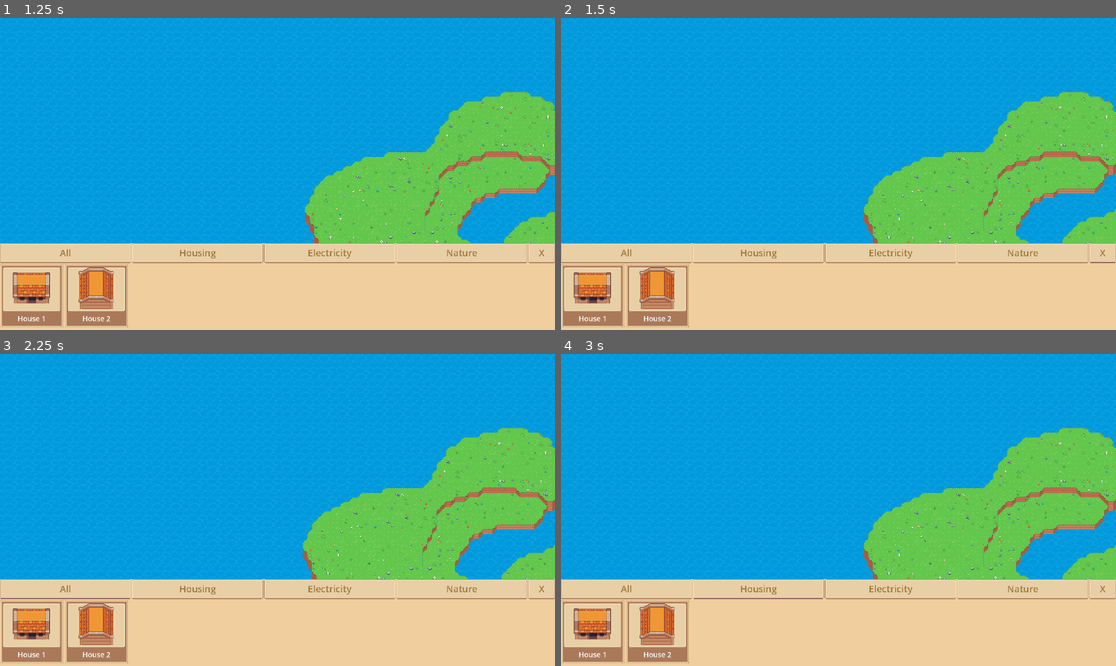
Above: before the commit, frames 1-4 (two rows, left to right).
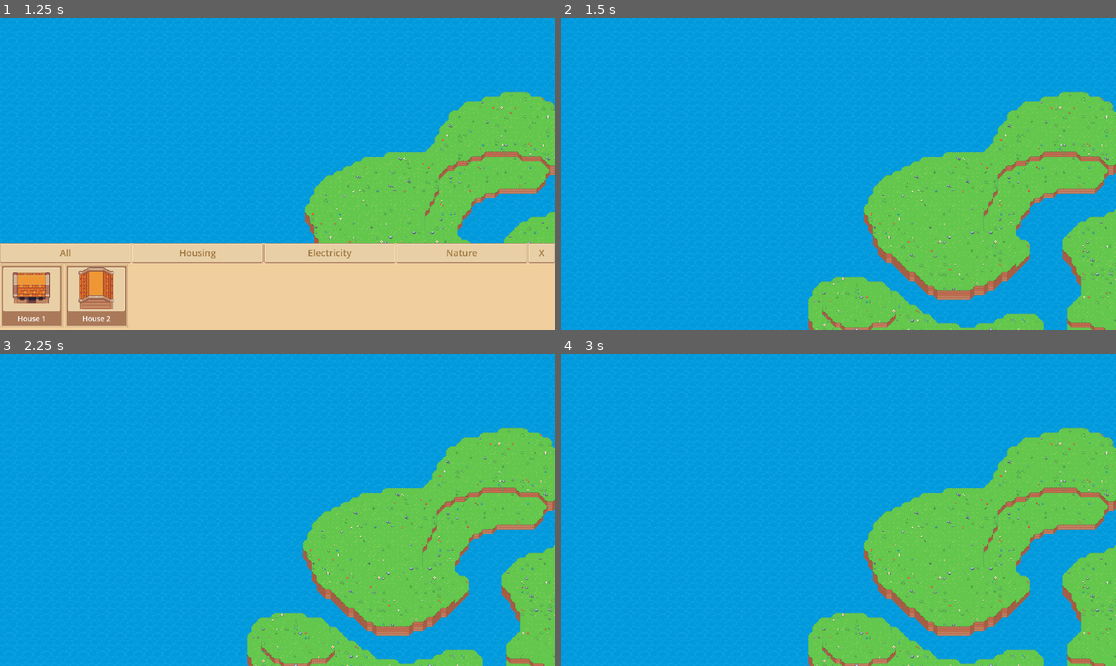
Above: after the commit, the same moments.

Repository: zaih0/Volta-Vista
Game: Godot game, scene res://scenes/game.tscn
Two runs of this game, one before a commit and one after it. Both use one fixed random seed, a clock stepped at 60 frames per second and the inputs below. This scene is started directly instead of the project's main scene.
Inputs (mouse positions are in pixels of both pictures, inside the frame that each line leads up to):
- Up to frame 1 (1.25 s): tap Enter at 0.5 s; move the mouse to (399, 158) at 0.52 s; hold D (move_right) from 0.53 s (still down); hold B (build_mode) from 0.53 s (still down); click (399, 158) at 0.67 s; right-click (399, 158) at 0.8 s
- Up to frame 2 (1.5 s): release D (move_right) at 1.25 s; release B (build_mode) at 1.25 s; click "X" at 1.25 s
- Up to frame 3 (2.25 s): click (66, 588) at 2 s, where only the run before the commit has a clickable "All"
- Up to frame 4 (3 s): click (760, 588) at 2.75 s, where only the run before the commit has a clickable "Housing"

Frame 1 is identical in both runs. In frame 2, 28% of the frame differs, in the area x 0-100%, y 72-100%; in frame 3, 28%; in frame 4, 28%.

Commit message:
close button build mode werk

Diff:
--- a/scenes/building_system/ui/build_ui.tscn
+++ b/scenes/building_system/ui/build_ui.tscn
@@ -66,13 +66,10 @@
 size_flags_horizontal = 3
 size_flags_stretch_ratio = 4.0
 
-[node name="close_button_container" type="MarginContainer" parent="VBoxContainer/HBoxContainer" unique_id=206356461]
+[node name="exit_button" type="Button" parent="VBoxContainer/HBoxContainer" unique_id=1903787965]
 layout_mode = 2
 size_flags_horizontal = 3
 size_flags_stretch_ratio = 0.2
-
-[node name="exit_button" type="Button" parent="VBoxContainer/HBoxContainer/close_button_container" unique_id=1903787965]
-layout_mode = 2
 theme_override_colors/font_color = Color(0.6337604, 0.47791362, 0.25573793, 1)
 theme_override_colors/font_focus_color = Color(0.63529414, 0.47843137, 0.25490198, 1)
 theme_override_colors/font_pressed_color = Color(0.63529414, 0.47843137, 0.25490198, 1)
--- a/scripts/building_system/building_card.gd
+++ b/scripts/building_system/building_card.gd
@@ -20,7 +20,6 @@
 
 	content.scale = Vector2(preview_scale, preview_scale)
 
-
 func _gui_input(event):
 	if event is InputEventMouseButton:
 		if event.button_index == MOUSE_BUTTON_LEFT and event.pressed:
--- a/scripts/building_system/building_manager.gd
+++ b/scripts/building_system/building_manager.gd
@@ -14,6 +14,8 @@
 	if building_ui:
 		building_ui.building_selected.connect(select_building)
 		building_ui.visible = false
+
+	building_ui.close_build_menu.connect(toggle_build_mode)
 
 
 func _process(delta):
@@ -33,7 +35,7 @@
 	if build_mode and event.is_action_pressed("left_click"):
 		place_building()
 
-	if event.is_action_pressed("right_click"):
+	if build_mode and event.is_action_pressed("right_click"):
 		if grid_validator:
 			grid_validator.delete_building()
 
@@ -47,6 +49,7 @@
 		preview_controller.create_preview(current_scene)
 	else:
 		preview_controller.remove_preview()
+		current_scene = null
 
 
 func select_building(scene: PackedScene):
--- a/scripts/building_system/setup_build_ui.gd
+++ b/scripts/building_system/setup_build_ui.gd
@@ -2,12 +2,14 @@
 
 signal building_selected(scene: PackedScene)
 signal catagory_changed(catagory: catagories)
-
+signal close_build_menu()
 
 @export var card_scene: PackedScene
 
 @onready var card_container = $"VBoxContainer/scroll_box/buildings_container"
 @onready var catagory_container = $"VBoxContainer/HBoxContainer/catagory_container"
+@onready var close_button = $"VBoxContainer/HBoxContainer/exit_button"
+
 
 @onready var catagory_button = preload("res://scenes/building_system/ui/catagory_button.tscn")
 
@@ -39,6 +41,10 @@
 		create_card(
 			placeable
 		)
+	close_button.pressed.connect(_on_close_button_pressed)
+
+func _on_close_button_pressed():
+	close_build_menu.emit()
 
 func create_catagory_buttons():
 	for catagory in catagories.values():
Not shown, added: AudioBestanden Circumsized/Static audio/Bouwen.wav.import
Not shown, added: AudioBestanden Circumsized/Static audio/Graven.wav.import
Not shown, added: AudioBestanden Circumsized/Static audio/Houthakken.wav.import
Not shown, changed: AudioBestanden Circumsized/Static audio/Mine audio.wav.import
Not shown, added: AudioBestanden Circumsized/Static audio/Sloopgeluid 1.wav.import
Not shown, added: AudioBestanden Circumsized/Static audio/bigtreefall1.wav.import
Not shown, added: AudioBestanden Circumsized/Static audio/bigtreefall2.wav.import
Not shown, added: AudioBestanden Circumsized/Static audio/sloopgeluid 2.wav.import
Not shown, added: AudioBestanden Circumsized/Static audio/sloopgeluid 3.wav.import
Not shown, added: AudioBestanden Circumsized/Static audio/zee geluiden.wav.import
Not shown, changed: AudioBestanden Circumsized/Unedited audio/Peasant All Quotes - WarCraft 3.mp3.import
Not shown, changed: AudioBestanden Circumsized/Unedited audio/Peon All Quotes - WarCraft 3.mp3.import
(and 13 more such lines)
